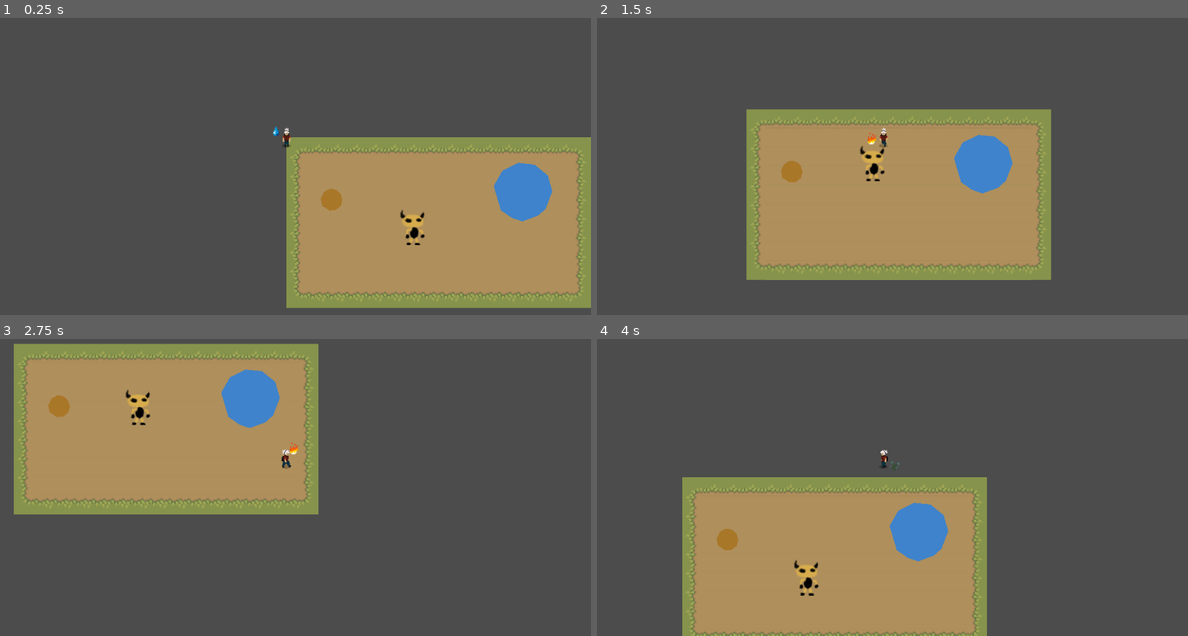
Above: before the commit, frames 1-4 (two rows, left to right).
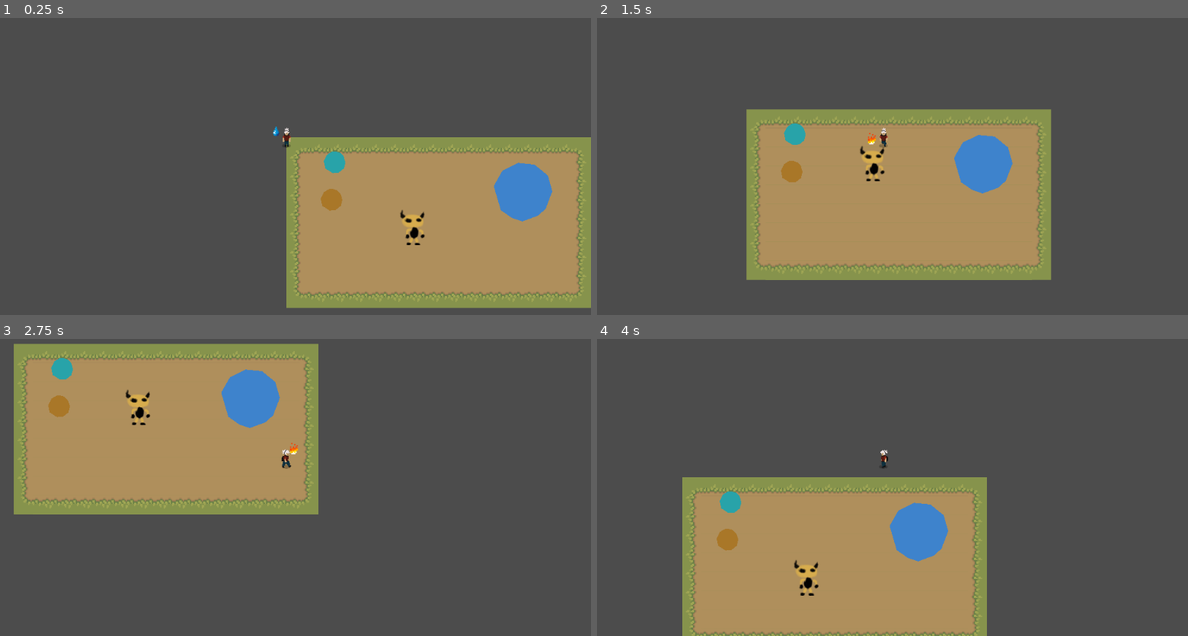
Above: after the commit, the same moments.

Repository: drarbego/magic-garden
Game: Godot game, scene res://Worlds/HomeTown.tscn
The game is run twice, just before and just after one commit, with the same random seed, the same clock (stepped at 60 frames per second) and the same inputs.
Inputs (mouse positions are in pixels of both pictures, inside the frame that each line leads up to):
- Up to frame 1 (0.25 s): no input
- Up to frame 2 (1.5 s): move the mouse to (1016, 118) at 0.52 s; hold Right (ui_right) 0.53-1.28 s; tap Space (ui_select) at 0.6, 0.77, 1.07 s; move the mouse to (762, 154) at 1.27 s; hold Down (ui_down) from 1.28 s (still down); tap Shift (change_action) at 1.35 s
- Up to frame 3 (2.75 s): tap Space (ui_select) at 1.52, 1.55, 1.82, 2.3 s; move the mouse to (348, 380) at 2.02 s; release Down (ui_down) at 2.03 s; press the mouse at (348, 380) at 2.03 s; hold Right (ui_right) from 2.03 s (still down)
- Up to frame 4 (4 s): move the mouse to (851, 529) at 2.77 s; release Right (ui_right) at 2.78 s; release the mouse at (851, 529) at 2.78 s; hold Up (ui_up) 2.78-3.53 s; tap Space (ui_select) at 2.85, 3.02, 3.32, 3.77, 3.8 s; move the mouse to (1063, 511) at 3.52 s; hold Left (ui_left) from 3.53 s (still down); hold Shift (change_action) from 3.53 s (still down)

The runs differ from the first frame. In frame 1, 0.2% of the frame differs, in the area x 54-59%, y 44-53%; in frame 2, 0.2%; in frame 3, 0.2%; in frame 4, 0.2%, in the area x 20-52%, y 41-59%.

Commit message:
Display texture depending on selected plant

Diff:
--- a/ActionTypes/PlantingAction.gd
+++ b/ActionTypes/PlantingAction.gd
@@ -5,9 +5,20 @@
 var available_plants = []
 var current_plant: int = 0
 
+func set_current_plant_texture():
+	var plant = self.available_plants[self.current_plant].instance()
+	var plant_sprite = plant.get_node("Sprite")
+	$Icon.set_texture(plant_sprite.get_texture())
+	$Icon.vframes = plant_sprite.vframes
+	$Icon.hframes = plant_sprite.hframes
+	$Icon.set_frame_coords(Vector2(0, plant.sprite_row))
+
 func register_plant(plant_type):
 	self.plant_amount[str(plant_type)] = 0
 	self.available_plants.append(plant_type)
+
+	if len(self.available_plants) == 1:
+		self.set_current_plant_texture()
 
 func increase_plant_by(plant_type, _amount):
 	if not str(plant_type) in self.plant_amount:
@@ -31,11 +42,12 @@
 	)
 
 func _unhandled_input(event):
-	if event.is_action_released("ui_left"):
-		self.current_plant = clamp(self.current_plant - 1, 0, len(self.plant_amount) - 1)
+	if not self.is_active:
+		return
 
-	if event.is_action_released("ui_right"):
-		self.current_plant = clamp(self.current_plant + 1, 0, len(self.plant_amount) - 1)
+	if event.is_action_released("ui_select") and self.available_plants:
+		self.current_plant = (self.current_plant + 1) % len(self.available_plants)
+		self.set_current_plant_texture()
 
 func shoot():
 	if self.player.near_plants.empty() and self.has_enough_plants():
--- a/ActionTypes/PlantingAction.tscn
+++ b/ActionTypes/PlantingAction.tscn
@@ -1,13 +1,11 @@
-[gd_scene load_steps=4 format=2]
+[gd_scene load_steps=3 format=2]
 
 [ext_resource path="res://Engine/Action.tscn" type="PackedScene" id=1]
-[ext_resource path="res://Assets/flowers.png" type="Texture" id=2]
 [ext_resource path="res://ActionTypes/PlantingAction.gd" type="Script" id=3]
 
 [node name="PlantingAction" instance=ExtResource( 1 )]
 script = ExtResource( 3 )
 
 [node name="Icon" parent="." index="0"]
-texture = ExtResource( 2 )
 vframes = 5
 hframes = 3
--- a/Engine/Plant/Plant.tscn
+++ b/Engine/Plant/Plant.tscn
@@ -93,7 +93,7 @@
 damping = 100.0
 scale = 2.0
 scale_curve = SubResource( 8 )
-color = Color( 0.482353, 0.784314, 0.658824, 1 )
+color = Color( 0.333333, 0.643137, 0.941176, 1 )
 
 [node name="BasePlant" type="Node2D" groups=[
 "plants",
--- /dev/null
+++ b/PlantTypes/HealingMint.gd
@@ -0,0 +1,5 @@
+extends Plant
+
+
+func give_product():
+	pass
--- /dev/null
+++ b/PlantTypes/HealingMint.tscn
@@ -0,0 +1,7 @@
+[gd_scene load_steps=3 format=2]
+
+[ext_resource path="res://Engine/Plant/Plant.tscn" type="PackedScene" id=1]
+[ext_resource path="res://PlantTypes/HealingMint.gd" type="Script" id=2]
+
+[node name="HealingMint" instance=ExtResource( 1 )]
+script = ExtResource( 2 )
--- /dev/null
+++ b/SeedDispenser2.gd
@@ -0,0 +1,8 @@
+extends Area2D
+
+
+const HealingMint = preload("res://PlantTypes/HealingMint.tscn")
+
+func _on_SeedDispenser_body_entered(body):
+	if body is Character:
+		body.increase_action_projectiles(HealingMint, 5)
--- /dev/null
+++ b/SeedDispenser2.tscn
@@ -0,0 +1,10 @@
+[gd_scene load_steps=3 format=2]
+
+[ext_resource path="res://SeedDispenser.tscn" type="PackedScene" id=1]
+[ext_resource path="res://SeedDispenser2.gd" type="Script" id=2]
+
+[node name="SeedDispenser2" instance=ExtResource( 1 )]
+script = ExtResource( 2 )
+
+[node name="Polygon2D" parent="." index="1"]
+color = Color( 0.160784, 0.643137, 0.666667, 1 )
--- a/Worlds/HomeTown.tscn
+++ b/Worlds/HomeTown.tscn
@@ -6,6 +6,7 @@
 [ext_resource path="res://WaterDispenser.tscn" type="PackedScene" id=4]
 [ext_resource path="res://Engine/Enemy/Enemy.tscn" type="PackedScene" id=5]
 [ext_resource path="res://SeedDispenser.tscn" type="PackedScene" id=6]
+[ext_resource path="res://SeedDispenser2.tscn" type="PackedScene" id=7]
 
 [sub_resource type="TileSet" id=1]
 0/name = "world-tiles.png 0"
@@ -276,6 +277,9 @@
 [node name="SeedDispenser" parent="." instance=ExtResource( 6 )]
 position = Vector2( 75.6807, 105.953 )
 
+[node name="SeedDispenser2" parent="." instance=ExtResource( 7 )]
+position = Vector2( 80.8661, 42.8114 )
+
 [node name="Plants" type="Node2D" parent="."]
 
 [node name="Character" parent="." instance=ExtResource( 2 )]
Not shown: 1 places in Worlds/HomeTown.tscn that only renumber resources
